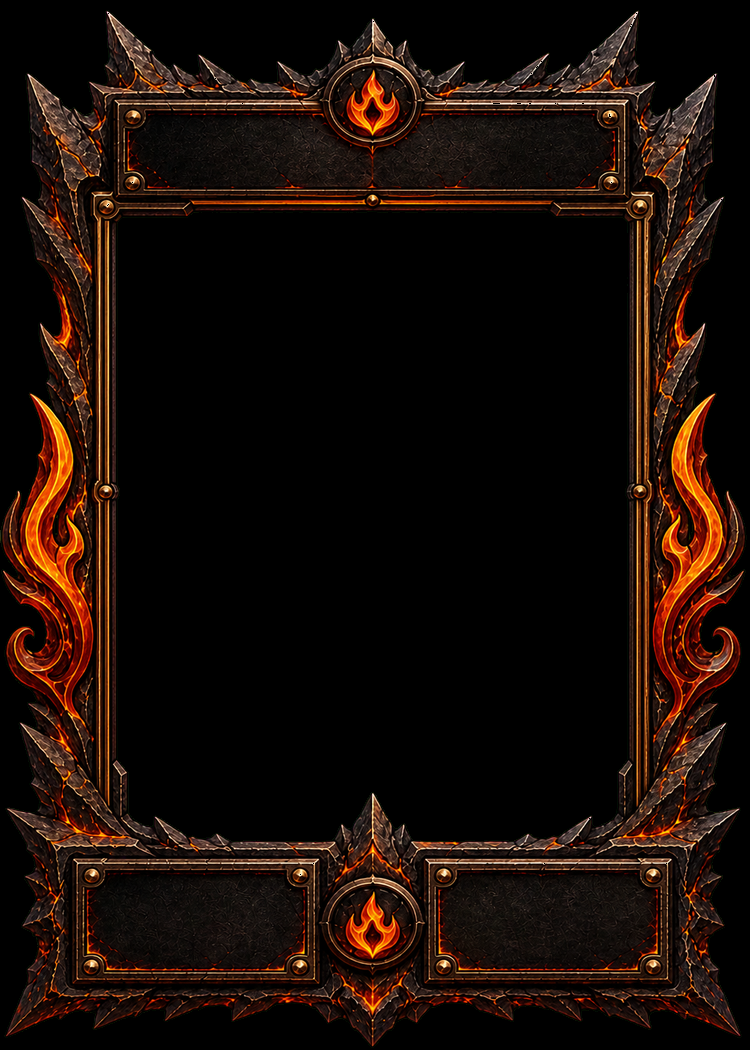
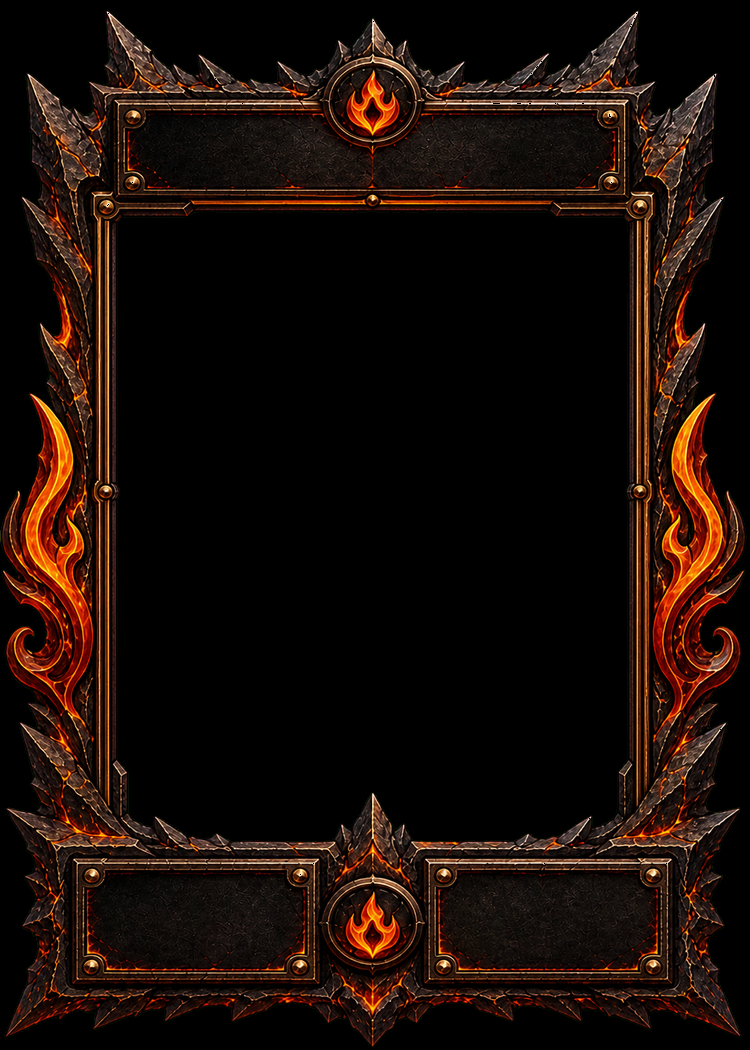
Revision of a layered 750 x 1050 image; what changed, layer by layer:
removed layer "Crests" over [106, 12, 638, 965]
removed layer "Footer Right" over [439, 821, 654, 876]
removed layer "Footer Left" over [91, 863, 302, 965]
removed layer "Title Plaque" over [312, 46, 611, 116]
removed layer "Art Bezel" over [106, 111, 677, 491]
removed layer "Outer Frame" over [28, 63, 723, 1013]
added layer "Color - Other" above "Color - Gold Metal" over [28, 12, 723, 1013]
added layer "Color - Gold Metal" above "Color - Yellow Highlights" over [28, 12, 723, 1013]
added layer "Color - Yellow Highlights" above "Color - Orange Lava" over [28, 12, 723, 1013]
added layer "Color - Orange Lava" above "Color - Red Ember" over [28, 12, 723, 1013]
added layer "Color - Red Ember" above "Color - Warm Stone" over [28, 12, 723, 1013]
added layer "Color - Warm Stone" above "Greyscale Base" over [28, 26, 723, 1013]
added layer "Greyscale Base" over [28, 12, 723, 1013]